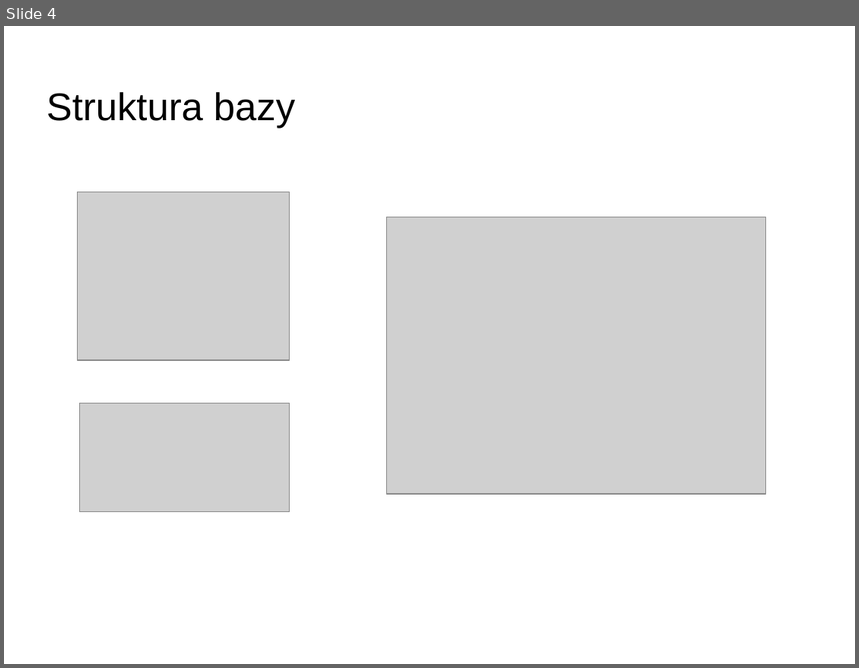
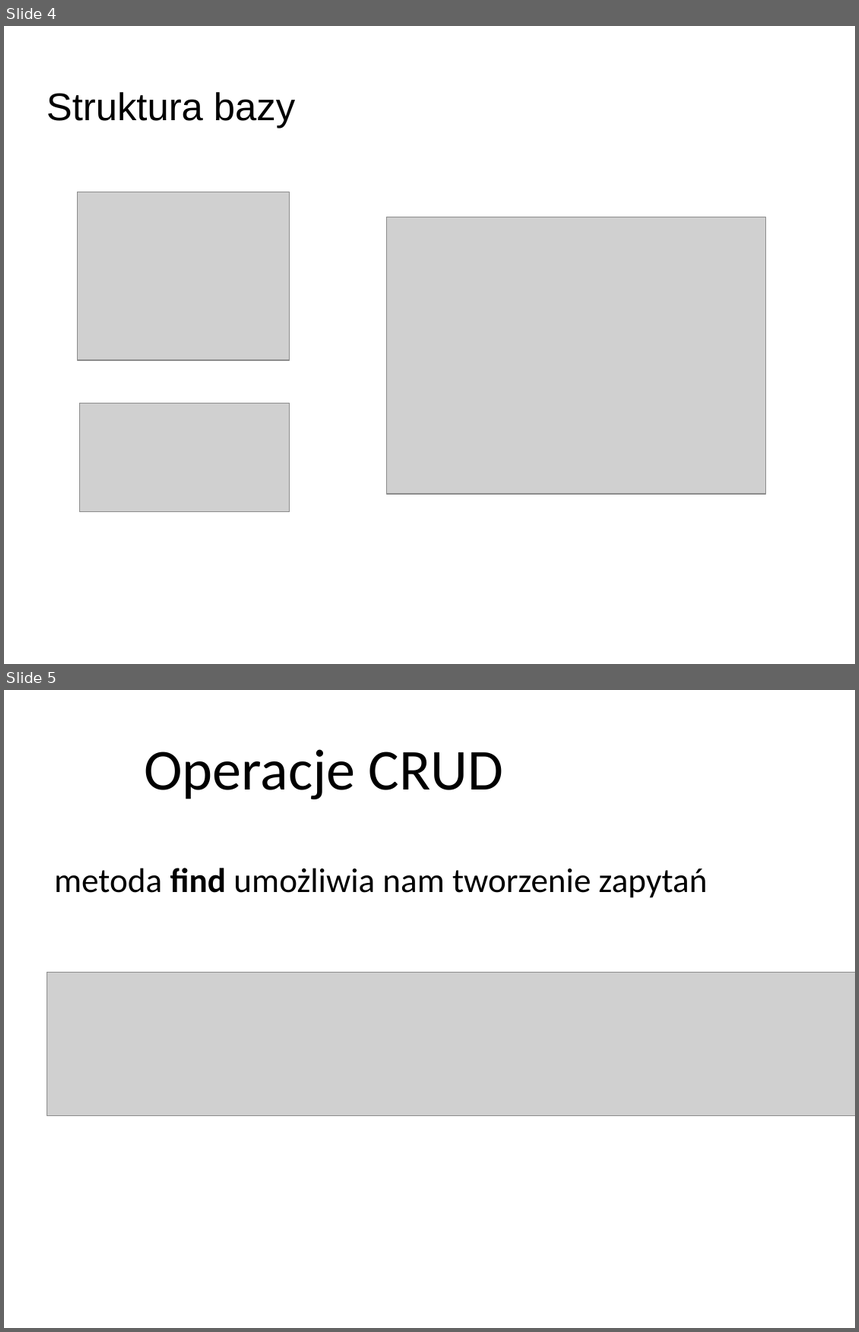
Before and after one commit to tsiru/blog-mongo, a slide deck: prezentacja/prezentacja.odp. Shown one above the other, each under a label of ours: slide 4 before the commit, slides 4 and 5 after it. The pictures are 859x668 and 859x1332 pixels, drawn with LibreOffice and Linux fonts; fonts in the diff are those of the drawing; grey boxes stand for pictures; background and template pictures are left out. Boxes give left, top, right and bottom in pixels: in the first picture for what was removed or moved away, otherwise in the second. Text is boxed around its words. In the diff, an @@ line names an element or a change of style, - is before the commit and + after.

```diff
--- a/prezentacja/prezentacja.odp
+++ b/prezentacja/prezentacja.odp
@@ slide 5 added at (4, 690, 855, 1328), background picture (left out) @@
@@ free added at (136, 729, 512, 806), 54 pt, text #000000 @@
+Operacje CRUD
@@ text added at (54, 868, 708, 898), 32 pt, text #000000 @@
+metoda find umożliwia nam tworzenie zapytań
@@ picture added at (47, 973, 855, 1116) @@
```
Also in this commit, not shown: 3 slides changed, 3 other slides added.
